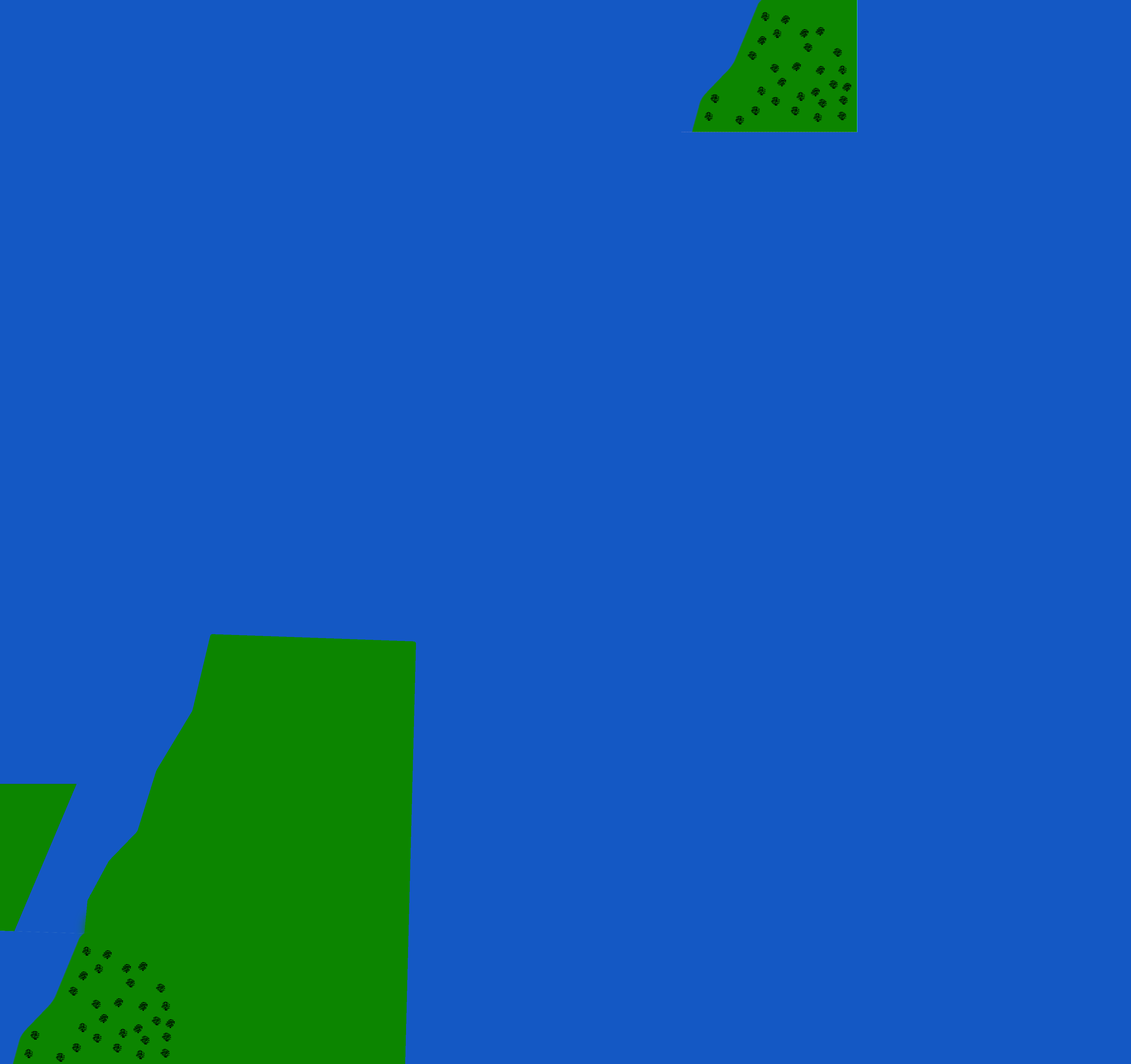
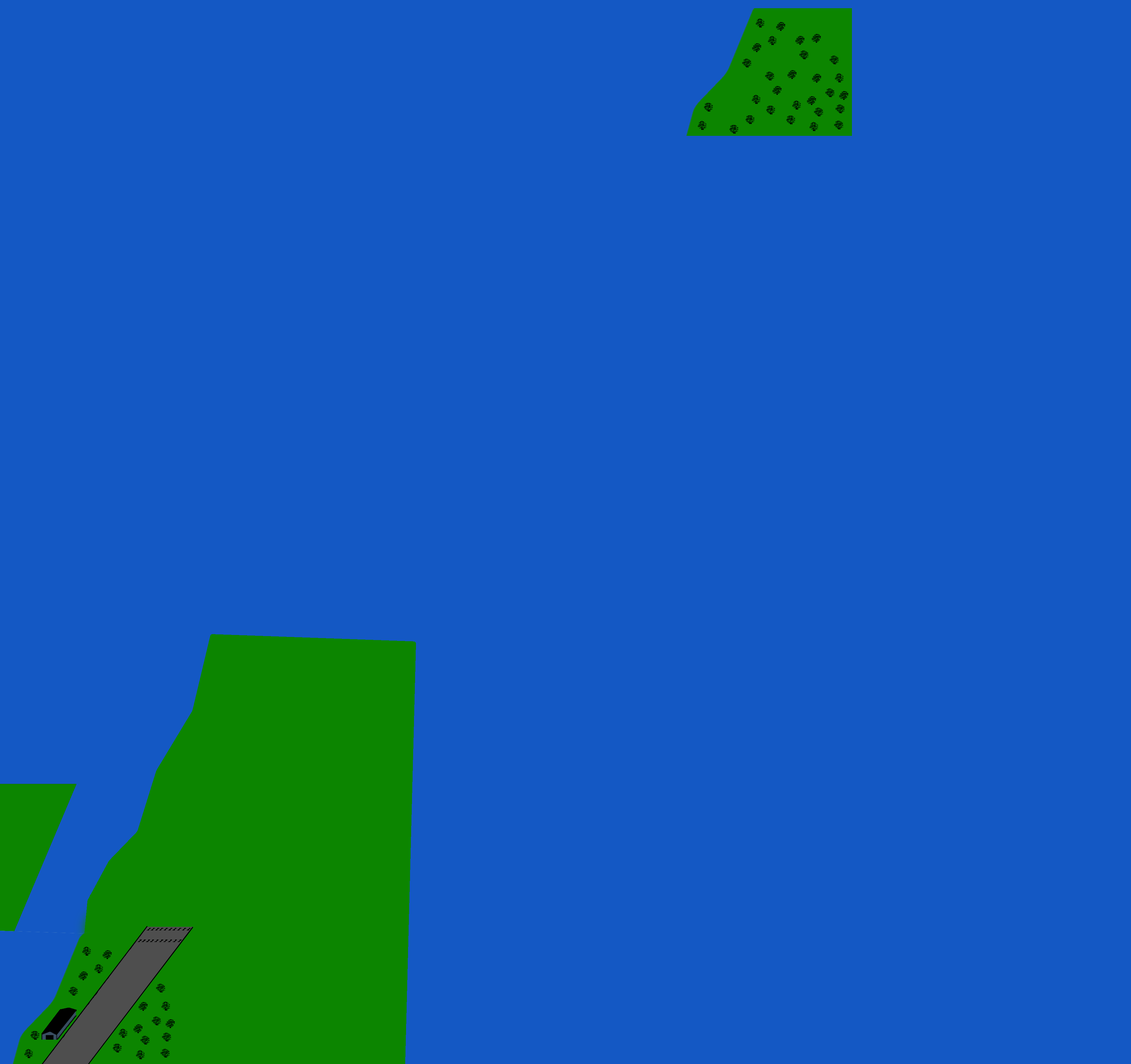
Layer changes from the first 1131px x 1064px image to the second:
painted on "Warstwa 4" over box(681, 0, 858, 136)
showed "hangar" over box(41, 925, 194, 1064)
removed layer "Warstwa 0" over box(41, 0, 858, 1064)
moved "tree4 kopia 4" below "hangar", painted on it over box(41, 0, 858, 1064)
removed layer "tree4 kopia 2" over box(78, 1022, 87, 1032)
removed layer "tree3 kopia 4" over box(113, 997, 124, 1007)
removed layer "tree3 kopia 8" over box(121, 963, 131, 973)
removed layer "tree3 kopia 5" over box(138, 961, 148, 971)
removed layer "tree3 kopia 3" over box(99, 1013, 109, 1023)
removed layer "tree2 kopia 4" over box(125, 978, 135, 987)
removed layer "tree2 kopia 3" over box(91, 999, 101, 1009)
removed layer "tree1 kopia 2" over box(56, 1052, 65, 1062)
removed layer "tree1 kopia 3" over box(92, 1033, 102, 1043)
removed layer "tree1 kopia" over box(72, 1042, 81, 1052)
